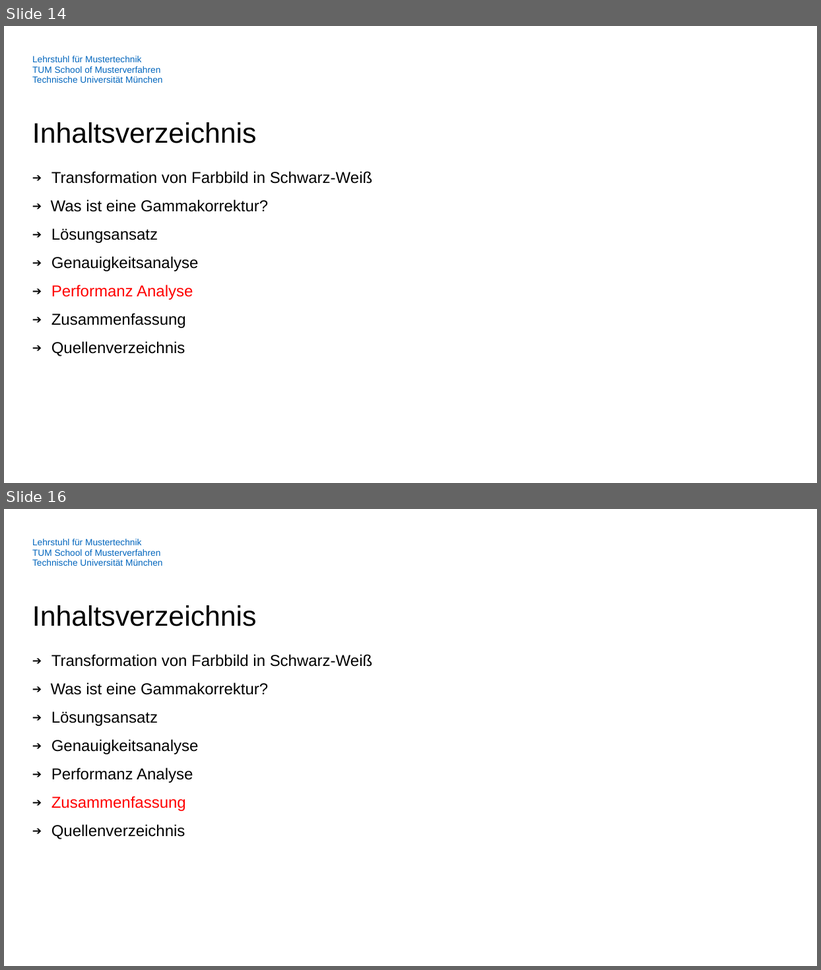
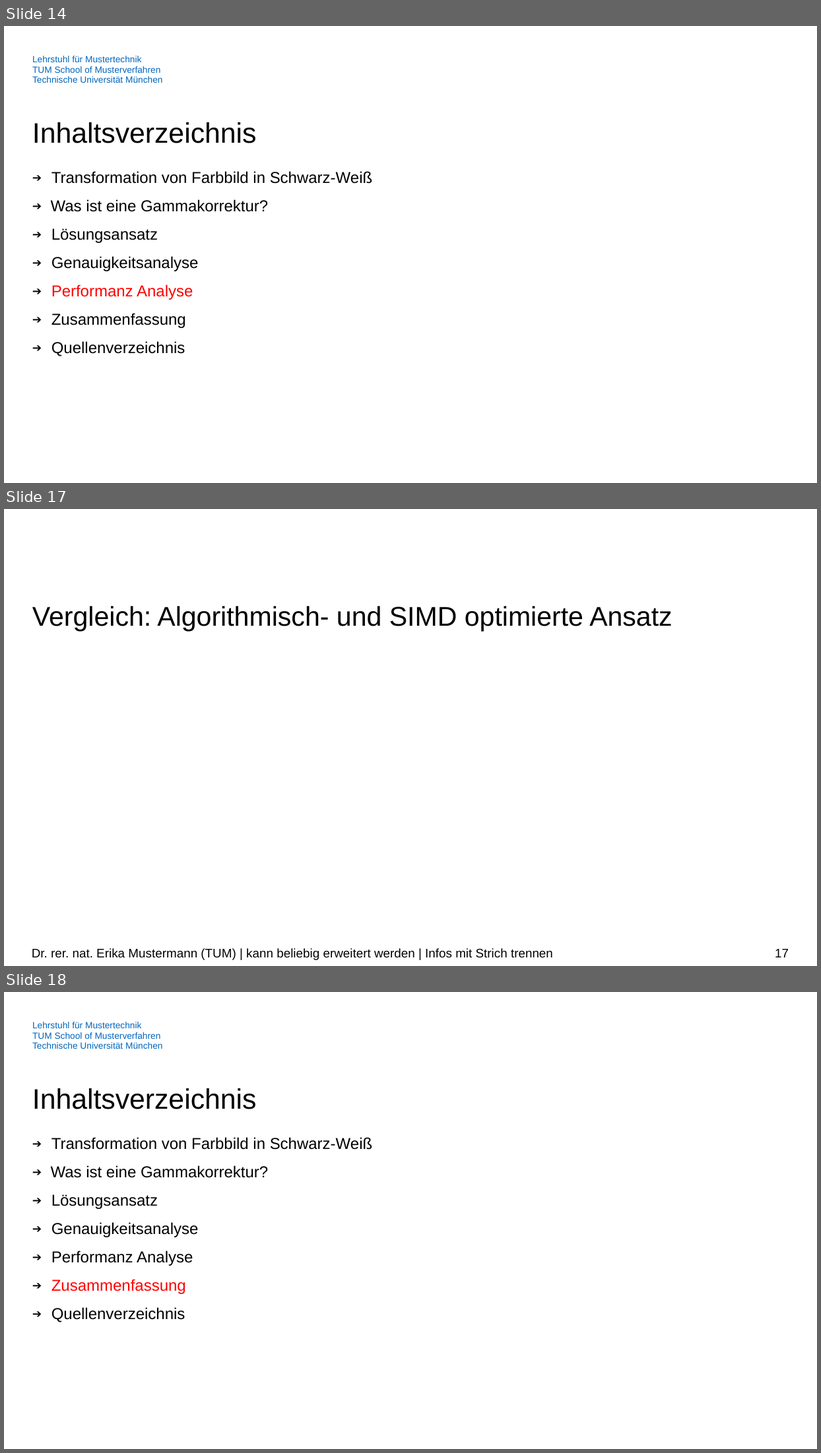
Before and after one commit to tianhaogutum/1, a slide deck: Vortrag/Vortrag.pptx. Shown one above the other, each under a label of ours: slides 14 and 16 before the commit, slides 14, 17 and 18 after it; the slides between them are not shown. The pictures are 821x970 and 821x1453 pixels, drawn with LibreOffice and Linux fonts; fonts in the diff are those of the drawing; background and template pictures are left out. Boxes give left, top, right and bottom in pixels: in the first picture for what was removed or moved away, otherwise in the second. Text is boxed around its words. In the diff, an @@ line names an element or a change of style, - is before the commit and + after.

```diff
--- a/Vortrag/Vortrag.pptx
+++ b/Vortrag/Vortrag.pptx
@@ slide 17 added at box(4, 509, 817, 966), background #FFFFFF @@
@@ title added at box(32, 606, 673, 631), 24 pt, text #000000 @@
+Vergleich: Algorithmisch- und SIMD optimierte Ansatz
@@ text added at box(32, 949, 553, 960), 11 pt, text #000000 @@
+Dr. rer. nat. Erika Mustermann (TUM) | kann beliebig erweitert werden | Infos mit Strich trennen
@@ page number added at box(775, 949, 789, 958), 11 pt, text #000000 @@
+17
@@ what was slide 16 is now slide 18 @@
```
Also in this commit, not shown: 10 slides changed, 2 other slides added, 1 slide removed, 3 other files.
